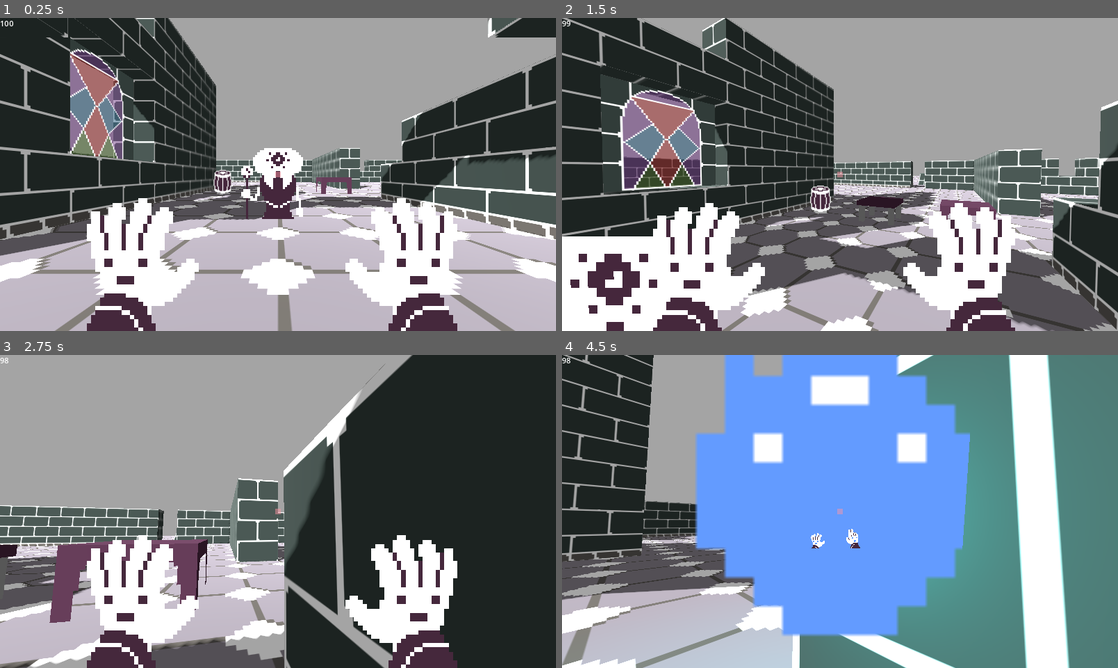
Above: before the commit, frames 1-4 (two rows, left to right).
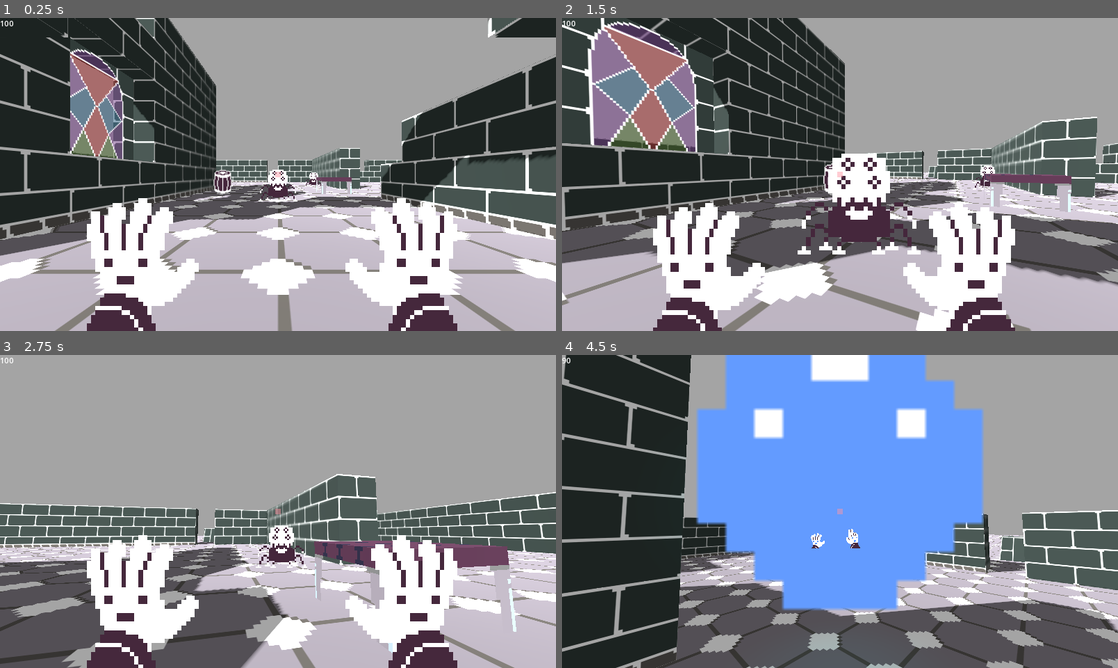
Above: after the commit, the same moments.

Repository: GartTheSkeleton/WizardGame
Game: Godot game, scene res://world.tscn
Same seed, same stepped clock (60 frames per second), same inputs: the game is played once before the commit and once after it.
Inputs (mouse positions are in pixels of both pictures, inside the frame that each line leads up to):
- Up to frame 1 (0.25 s): no input
- Up to frame 2 (1.5 s): move the mouse to (867, 174) at 0.52 s; hold W (move_forwards) from 0.53 s (still down); tap 1 (press_1) at 0.6 s; tap Space (jump) at 0.77 s; move the mouse to (812, 174) at 1.27 s; tap 2 (press_2) at 1.35 s
- Up to frame 3 (2.75 s): keep holding W (move_forwards); tap Space (jump) at 1.52 s; move the mouse to (289, 505) at 2.02 s; tap Mouse wheel down (scroll_down) at 2.1 s
- Up to frame 4 (4.5 s): keep holding W (move_forwards); move the mouse to (834, 517) at 2.77 s; tap Mouse wheel up (scroll_up) at 2.85 s; tap Space (jump) at 3.02, 3.77 s; move the mouse to (878, 514) at 3.52 s; click (878, 514) at 3.6 s; move the mouse to (795, 508) at 4.27 s; tap Shift (sprint) at 4.35 s

The runs differ from the first frame. In frame 1, 1.6% of the frame differs, in the area x 43-64%, y 41-65%; in frame 2, 52%; in frame 3, 53%; in frame 4, 62%, in the area x 0-100%, y 0-100%.

Commit message:
Added enemy Ai framework and basic attack logic

Diff:
--- a/enemy.gd
+++ b/enemy.gd
@@ -18,6 +18,16 @@
 var angle_to_player = 0
 var sees_player = false
 var dir
+var ai_state = "idle"
+
+func _ready():
+	animated_sprite_3d.animation_finished.connect(anim_done)
+
+	dir = player.global_position - global_position
+
+	dir.y = 0.0
+	dir = dir.normalized()
+	velocity = dir * move_speed
 
 func _process(delta):
 
@@ -54,7 +64,6 @@
 		var player_pos_diff_x = position.x-player.position.x
 		var player_pos_diff_z = position.z-player.position.z
 
-
 	else:
 		velocity = dir * move_speed * 0
 
@@ -62,22 +71,38 @@
 	attempt_to_kill_player()
 
 func attempt_to_kill_player():
-	var dist_to_player = global_position.distance_to(player.global_position)
-	if dist_to_player > attack_range:
-		return
 
-	var eye_line = Vector3.UP * 1.5
-	var query = PhysicsRayQueryParameters3D.create(global_position+eye_line, player.global_position+eye_line, 1)
-	var result = get_world_3d().direct_space_state.intersect_ray(query)
-	if result.is_empty():
-		if player.hp > 0:
-			player.hp -= 1
-			player.hurt = true
-			player.hurt_timer = 12
-			player.dir = player.global_position - global_position
-			player.dir.y = 0.0
-		else:
-			player.kill()
+	match ai_state:
+		"idle":
+			if active == true:
+				ai_state = "chasing"
+
+		"chasing":
+			var dist_to_player = global_position.distance_to(player.global_position)
+
+			if dist_to_player <= 1.5:
+				ai_state = "attacking"
+				animated_sprite_3d.play("attacking")
+
+
+		"attacking":
+			var dist_to_player = global_position.distance_to(player.global_position)
+
+			var eye_line = Vector3.UP * 1.5
+			var query = PhysicsRayQueryParameters3D.create(global_position+eye_line, player.global_position+eye_line,1)
+			var result = get_world_3d().direct_space_state.intersect_ray(query)
+			await get_tree().create_timer(0.3).timeout
+			if result.is_empty() and player.hurt == false:
+				if player.hp > 0:
+					player.hp -= 5
+					player.hurt = true
+					player.hurt_timer = 12
+					player.dir = player.global_position - global_position
+					player.dir.y = 0.0
+				else:
+					player.kill()
+			ai_state = "idle"
+
 
 func kill():
 	dead = true
@@ -85,7 +110,9 @@
 	animated_sprite_3d.play("deathdown")
 	$CollisionShape3D.disabled = true
 
-
+func anim_done():
+	if !dead:
+		animated_sprite_3d.play("idledown")
 
 # Function to get the distance between the "Enemy" and "Player" nodes
 func getDistanceToPlayer():
--- a/enemy.tscn
+++ b/enemy.tscn
@@ -1,10 +1,27 @@
-[gd_scene load_steps=22 format=3 uid="uid://c148d14s7v1ey"]
+[gd_scene load_steps=17 format=3 uid="uid://c148d14s7v1ey"]
 
 [ext_resource type="Script" path="res://enemy.gd" id="1_2ftgn"]
 [ext_resource type="AudioStream" uid="uid://qxfjnbqrobwf" path="res://monster_die.wav" id="2_7xj8c"]
 [ext_resource type="Texture2D" uid="uid://b3g0bhpt4v4tk" path="res://Assets/lowreswiz.png" id="2_8fybn"]
+[ext_resource type="Texture2D" uid="uid://mkjo45n6san4" path="res://spider.png" id="3_yqowj"]
 
 [sub_resource type="CapsuleShape3D" id="CapsuleShape3D_afoyd"]
+
+[sub_resource type="AtlasTexture" id="AtlasTexture_wl1bi"]
+atlas = ExtResource("3_yqowj")
+region = Rect2(0, 256, 256, 256)
+
+[sub_resource type="AtlasTexture" id="AtlasTexture_s6e4j"]
+atlas = ExtResource("3_yqowj")
+region = Rect2(256, 256, 256, 256)
+
+[sub_resource type="AtlasTexture" id="AtlasTexture_3ajt8"]
+atlas = ExtResource("3_yqowj")
+region = Rect2(512, 256, 256, 256)
+
+[sub_resource type="AtlasTexture" id="AtlasTexture_cvjnf"]
+atlas = ExtResource("3_yqowj")
+region = Rect2(768, 256, 256, 256)
 
 [sub_resource type="AtlasTexture" id="AtlasTexture_rcbfg"]
 atlas = ExtResource("2_8fybn")
@@ -14,64 +31,41 @@
 atlas = ExtResource("2_8fybn")
 region = Rect2(768, 0, 256, 256)
 
-[sub_resource type="AtlasTexture" id="AtlasTexture_pda4n"]
-atlas = ExtResource("2_8fybn")
-region = Rect2(512, 768, 256, 256)
-
-[sub_resource type="AtlasTexture" id="AtlasTexture_suuy6"]
-atlas = ExtResource("2_8fybn")
-region = Rect2(768, 768, 256, 256)
-
-[sub_resource type="AtlasTexture" id="AtlasTexture_81euu"]
-atlas = ExtResource("2_8fybn")
-region = Rect2(512, 256, 256, 256)
-
-[sub_resource type="AtlasTexture" id="AtlasTexture_nsv0o"]
-atlas = ExtResource("2_8fybn")
-region = Rect2(768, 256, 256, 256)
-
-[sub_resource type="AtlasTexture" id="AtlasTexture_iwsod"]
-atlas = ExtResource("2_8fybn")
-region = Rect2(512, 512, 256, 256)
-
-[sub_resource type="AtlasTexture" id="AtlasTexture_qsq42"]
-atlas = ExtResource("2_8fybn")
-region = Rect2(768, 512, 256, 256)
-
-[sub_resource type="AtlasTexture" id="AtlasTexture_c5f5m"]
-atlas = ExtResource("2_8fybn")
+[sub_resource type="AtlasTexture" id="AtlasTexture_78g2g"]
+atlas = ExtResource("3_yqowj")
 region = Rect2(0, 0, 256, 256)
 
-[sub_resource type="AtlasTexture" id="AtlasTexture_kqhtt"]
-atlas = ExtResource("2_8fybn")
+[sub_resource type="AtlasTexture" id="AtlasTexture_vgrfx"]
+atlas = ExtResource("3_yqowj")
 region = Rect2(256, 0, 256, 256)
 
-[sub_resource type="AtlasTexture" id="AtlasTexture_m0kt3"]
-atlas = ExtResource("2_8fybn")
-region = Rect2(0, 768, 256, 256)
+[sub_resource type="AtlasTexture" id="AtlasTexture_7l7a7"]
+atlas = ExtResource("3_yqowj")
+region = Rect2(512, 0, 256, 256)
 
-[sub_resource type="AtlasTexture" id="AtlasTexture_qluoo"]
-atlas = ExtResource("2_8fybn")
-region = Rect2(256, 768, 256, 256)
-
-[sub_resource type="AtlasTexture" id="AtlasTexture_j1ep3"]
-atlas = ExtResource("2_8fybn")
-region = Rect2(0, 256, 256, 256)
-
-[sub_resource type="AtlasTexture" id="AtlasTexture_o7aj6"]
-atlas = ExtResource("2_8fybn")
-region = Rect2(256, 256, 256, 256)
-
-[sub_resource type="AtlasTexture" id="AtlasTexture_6ih8r"]
-atlas = ExtResource("2_8fybn")
-region = Rect2(0, 512, 256, 256)
-
-[sub_resource type="AtlasTexture" id="AtlasTexture_wh0kf"]
-atlas = ExtResource("2_8fybn")
-region = Rect2(256, 512, 256, 256)
+[sub_resource type="AtlasTexture" id="AtlasTexture_h7a1p"]
+atlas = ExtResource("3_yqowj")
+region = Rect2(768, 0, 256, 256)
 
 [sub_resource type="SpriteFrames" id="SpriteFrames_u8br5"]
 animations = [{
+"frames": [{
+"duration": 1.0,
+"texture": SubResource("AtlasTexture_wl1bi")
+}, {
+"duration": 1.0,
+"texture": SubResource("AtlasTexture_s6e4j")
+}, {
+"duration": 1.0,
+"texture": SubResource("AtlasTexture_3ajt8")
+}, {
+"duration": 1.0,
+"texture": SubResource("AtlasTexture_cvjnf")
+}],
+"loop": false,
+"name": &"attacking",
+"speed": 5.0
+}, {
 "frames": [{
 "duration": 1.0,
 "texture": SubResource("AtlasTexture_rcbfg")
@@ -85,80 +79,20 @@
 }, {
 "frames": [{
 "duration": 1.0,
-"texture": SubResource("AtlasTexture_pda4n")
+"texture": SubResource("AtlasTexture_78g2g")
 }, {
 "duration": 1.0,
-"texture": SubResource("AtlasTexture_suuy6")
-}],
-"loop": true,
-"name": &"deathleft",
-"speed": 5.0
-}, {
-"frames": [{
-"duration": 1.0,
-"texture": SubResource("AtlasTexture_81euu")
+"texture": SubResource("AtlasTexture_vgrfx")
 }, {
 "duration": 1.0,
-"texture": SubResource("AtlasTexture_nsv0o")
-}],
-"loop": true,
-"name": &"deathright",
-"speed": 5.0
-}, {
-"frames": [{
-"duration": 1.0,
-"texture": SubResource("AtlasTexture_iwsod")
+"texture": SubResource("AtlasTexture_7l7a7")
 }, {
 "duration": 1.0,
-"texture": SubResource("AtlasTexture_qsq42")
-}],
-"loop": true,
-"name": &"deathup",
-"speed": 5.0
-}, {
-"frames": [{
-"duration": 1.0,
-"texture": SubResource("AtlasTexture_c5f5m")
-}, {
-"duration": 1.0,
-"texture": SubResource("AtlasTexture_kqhtt")
+"texture": SubResource("AtlasTexture_h7a1p")
 }],
 "loop": true,
 "name": &"idledown",
 "speed": 8.0
-}, {
-"frames": [{
-"duration": 1.0,
-"texture": SubResource("AtlasTexture_m0kt3")
-}, {
-"duration": 1.0,
-"texture": SubResource("AtlasTexture_qluoo")
-}],
-"loop": true,
-"name": &"idleleft",
-"speed": 5.0
-}, {
-"frames": [{
-"duration": 1.0,
-"texture": SubResource("AtlasTexture_j1ep3")
-}, {
-"duration": 1.0,
-"texture": SubResource("AtlasTexture_o7aj6")
-}],
-"loop": true,
-"name": &"idleright",
-"speed": 5.0
-}, {
-"frames": [{
-"duration": 1.0,
-"texture": SubResource("AtlasTexture_6ih8r")
-}, {
-"duration": 1.0,
-"texture": SubResource("AtlasTexture_wh0kf")
-}],
-"loop": true,
-"name": &"idleup",
-"speed": 5.0
 }]
 
 [node name="Enemy" type="CharacterBody3D"]
@@ -176,7 +110,7 @@
 billboard = 2
 texture_filter = 0
 sprite_frames = SubResource("SpriteFrames_u8br5")
-animation = &"deathleft"
+animation = &"attacking"
 autoplay = "idledown"
 
 [node name="DeathSound" type="AudioStreamPlayer3D" parent="."]
--- a/world.tscn
+++ b/world.tscn
@@ -1,10 +1,11 @@
-[gd_scene load_steps=101 format=3 uid="uid://potr8w0bcnms"]
+[gd_scene load_steps=103 format=3 uid="uid://potr8w0bcnms"]
 
 [ext_resource type="PackedScene" uid="uid://2go8h24o332j" path="res://player.tscn" id="1_n0l67"]
 [ext_resource type="Texture2D" uid="uid://d0sgxlpvclq2f" path="res://Assets/wall02.png" id="1_tqtok"]
 [ext_resource type="PackedScene" uid="uid://c148d14s7v1ey" path="res://enemy.tscn" id="2_kofwd"]
 [ext_resource type="Texture2D" uid="uid://5ff0wb3io3qn" path="res://Assets/floor01.png" id="2_w5bbt"]
 [ext_resource type="Texture2D" uid="uid://fenayvtso5vp" path="res://Assets/barrel.png" id="3_t0ge4"]
+[ext_resource type="Texture2D" uid="uid://blp7jntmhgpj0" path="res://table texture.png" id="4_6dd86"]
 [ext_resource type="Texture2D" uid="uid://dgq6ty2gstp4g" path="res://Assets/table texture.png" id="4_filc5"]
 [ext_resource type="Texture2D" uid="uid://b42hryby3ja1v" path="res://Assets/wall01.png" id="5_164vd"]
 [ext_resource type="Texture2D" uid="uid://cjq2mva5xfj4p" path="res://Assets/window.png" id="6_8d5io"]
@@ -40,153 +41,159 @@
 [sub_resource type="BoxMesh" id="BoxMesh_83wg4"]
 
 [sub_resource type="BoxShape3D" id="BoxShape3D_uvt37"]
+
+[sub_resource type="StandardMaterial3D" id="StandardMaterial3D_euriy"]
+transparency = 1
+albedo_texture = ExtResource("4_6dd86")
+texture_filter = 0
+texture_repeat = false
+
+[sub_resource type="BoxShape3D" id="BoxShape3D_14m2o"]
+
+[sub_resource type="StandardMaterial3D" id="StandardMaterial3D_4ui0e"]
+albedo_texture = ExtResource("5_164vd")
+
+[sub_resource type="BoxShape3D" id="BoxShape3D_30mjn"]
+
+[sub_resource type="StandardMaterial3D" id="StandardMaterial3D_u4uhc"]
+albedo_texture = ExtResource("1_tqtok")
+
+[sub_resource type="StandardMaterial3D" id="StandardMaterial3D_rihfq"]
+albedo_texture = ExtResource("1_tqtok")
+
+[sub_resource type="StandardMaterial3D" id="StandardMaterial3D_s6mo7"]
+albedo_texture = ExtResource("1_tqtok")
+
+[sub_resource type="StandardMaterial3D" id="StandardMaterial3D_kibg3"]
+albedo_texture = ExtResource("1_tqtok")
+
+[sub_resource type="StandardMaterial3D" id="StandardMaterial3D_rmspd"]
+albedo_texture = ExtResource("1_tqtok")
+
+[sub_resource type="StandardMaterial3D" id="StandardMaterial3D_4ob33"]
+albedo_texture = ExtResource("1_tqtok")
+
+[sub_resource type="StandardMaterial3D" id="StandardMaterial3D_fbs8l"]
+albedo_texture = ExtResource("1_tqtok")
+
+[sub_resource type="StandardMaterial3D" id="StandardMaterial3D_ynfsn"]
+albedo_texture = ExtResource("1_tqtok")
+
+[sub_resource type="StandardMaterial3D" id="StandardMaterial3D_w70x0"]
+albedo_texture = ExtResource("1_tqtok")
+
+[sub_resource type="StandardMaterial3D" id="StandardMaterial3D_nsb0y"]
+albedo_texture = ExtResource("1_tqtok")
+
+[sub_resource type="StandardMaterial3D" id="StandardMaterial3D_6hqgl"]
+albedo_texture = ExtResource("1_tqtok")
+
+[sub_resource type="StandardMaterial3D" id="StandardMaterial3D_63hdv"]
+albedo_texture = ExtResource("1_tqtok")
+
+[sub_resource type="StandardMaterial3D" id="StandardMaterial3D_jgfqh"]
+albedo_texture = ExtResource("1_tqtok")
+
+[sub_resource type="StandardMaterial3D" id="StandardMaterial3D_rjyp7"]
+albedo_texture = ExtResource("1_tqtok")
+
+[sub_resource type="StandardMaterial3D" id="StandardMaterial3D_obii0"]
+albedo_texture = ExtResource("1_tqtok")
+
+[sub_resource type="StandardMaterial3D" id="StandardMaterial3D_86s2q"]
+albedo_texture = ExtResource("1_tqtok")
+
+[sub_resource type="StandardMaterial3D" id="StandardMaterial3D_ctux3"]
+albedo_texture = ExtResource("1_tqtok")
+
+[sub_resource type="StandardMaterial3D" id="StandardMaterial3D_dmia6"]
+albedo_texture = ExtResource("1_tqtok")
+
+[sub_resource type="StandardMaterial3D" id="StandardMaterial3D_ha6u0"]
+albedo_texture = ExtResource("1_tqtok")
+
+[sub_resource type="StandardMaterial3D" id="StandardMaterial3D_ixaih"]
+albedo_texture = ExtResource("1_tqtok")
+
+[sub_resource type="StandardMaterial3D" id="StandardMaterial3D_d6ogo"]
+albedo_texture = ExtResource("5_164vd")
+
+[sub_resource type="StandardMaterial3D" id="StandardMaterial3D_jxmrg"]
+albedo_texture = ExtResource("1_tqtok")
+
+[sub_resource type="StandardMaterial3D" id="StandardMaterial3D_6ltrh"]
+albedo_texture = ExtResource("1_tqtok")
+
+[sub_resource type="StandardMaterial3D" id="StandardMaterial3D_yavqx"]
+albedo_texture = ExtResource("1_tqtok")
+
+[sub_resource type="StandardMaterial3D" id="StandardMaterial3D_nsab1"]
+albedo_texture = ExtResource("1_tqtok")
+
+[sub_resource type="StandardMaterial3D" id="StandardMaterial3D_uxdto"]
+albedo_texture = ExtResource("1_tqtok")
+
+[sub_resource type="StandardMaterial3D" id="StandardMaterial3D_skqt0"]
+albedo_texture = ExtResource("1_tqtok")
+
+[sub_resource type="StandardMaterial3D" id="StandardMaterial3D_br11k"]
+albedo_texture = ExtResource("1_tqtok")
+
+[sub_resource type="StandardMaterial3D" id="StandardMaterial3D_fvv83"]
+albedo_texture = ExtResource("1_tqtok")
+
+[sub_resource type="StandardMaterial3D" id="StandardMaterial3D_gbvcn"]
+albedo_texture = ExtResource("1_tqtok")
+
+[sub_resource type="StandardMaterial3D" id="StandardMaterial3D_f8ng4"]
+albedo_texture = ExtResource("1_tqtok")
+
+[sub_resource type="StandardMaterial3D" id="StandardMaterial3D_05wmv"]
+albedo_texture = ExtResource("1_tqtok")
+
+[sub_resource type="StandardMaterial3D" id="StandardMaterial3D_t8apu"]
+albedo_texture = ExtResource("1_tqtok")
+
+[sub_resource type="StandardMaterial3D" id="StandardMaterial3D_uuty4"]
+albedo_texture = ExtResource("1_tqtok")
+
+[sub_resource type="StandardMaterial3D" id="StandardMaterial3D_hu2kt"]
+albedo_texture = ExtResource("1_tqtok")
+
+[sub_resource type="StandardMaterial3D" id="StandardMaterial3D_iikmn"]
+albedo_texture = ExtResource("1_tqtok")
+
+[sub_resource type="StandardMaterial3D" id="StandardMaterial3D_j07pu"]
+albedo_texture = ExtResource("1_tqtok")
+
+[sub_resource type="StandardMaterial3D" id="StandardMaterial3D_ytuda"]
+albedo_texture = ExtResource("1_tqtok")
+
+[sub_resource type="StandardMaterial3D" id="StandardMaterial3D_jeywk"]
+albedo_texture = ExtResource("1_tqtok")
+
+[sub_resource type="StandardMaterial3D" id="StandardMaterial3D_n84ce"]
+albedo_texture = ExtResource("1_tqtok")
+
+[sub_resource type="StandardMaterial3D" id="StandardMaterial3D_h0rd1"]
+albedo_texture = ExtResource("1_tqtok")
+
+[sub_resource type="StandardMaterial3D" id="StandardMaterial3D_8cyi0"]
+albedo_texture = ExtResource("1_tqtok")
+
+[sub_resource type="StandardMaterial3D" id="StandardMaterial3D_nrrba"]
+albedo_texture = ExtResource("1_tqtok")
+
+[sub_resource type="StandardMaterial3D" id="StandardMaterial3D_2xh08"]
+albedo_texture = ExtResource("1_tqtok")
+
+[sub_resource type="StandardMaterial3D" id="StandardMaterial3D_77nki"]
+albedo_texture = ExtResource("1_tqtok")
 
 [sub_resource type="StandardMaterial3D" id="StandardMaterial3D_vrmq7"]
 transparency = 1
 albedo_texture = ExtResource("4_filc5")
 texture_filter = 0
-
-[sub_resource type="BoxShape3D" id="BoxShape3D_14m2o"]
-
-[sub_resource type="StandardMaterial3D" id="StandardMaterial3D_4ui0e"]
-albedo_texture = ExtResource("5_164vd")
-
-[sub_resource type="BoxShape3D" id="BoxShape3D_30mjn"]
-
-[sub_resource type="StandardMaterial3D" id="StandardMaterial3D_u4uhc"]
-albedo_texture = ExtResource("1_tqtok")
-
-[sub_resource type="StandardMaterial3D" id="StandardMaterial3D_rihfq"]
-albedo_texture = ExtResource("1_tqtok")
-
-[sub_resource type="StandardMaterial3D" id="StandardMaterial3D_s6mo7"]
-albedo_texture = ExtResource("1_tqtok")
-
-[sub_resource type="StandardMaterial3D" id="StandardMaterial3D_kibg3"]
-albedo_texture = ExtResource("1_tqtok")
-
-[sub_resource type="StandardMaterial3D" id="StandardMaterial3D_rmspd"]
-albedo_texture = ExtResource("1_tqtok")
-
-[sub_resource type="StandardMaterial3D" id="StandardMaterial3D_4ob33"]
-albedo_texture = ExtResource("1_tqtok")
-
-[sub_resource type="StandardMaterial3D" id="StandardMaterial3D_fbs8l"]
-albedo_texture = ExtResource("1_tqtok")
-
-[sub_resource type="StandardMaterial3D" id="StandardMaterial3D_ynfsn"]
-albedo_texture = ExtResource("1_tqtok")
-
-[sub_resource type="StandardMaterial3D" id="StandardMaterial3D_w70x0"]
-albedo_texture = ExtResource("1_tqtok")
-
-[sub_resource type="StandardMaterial3D" id="StandardMaterial3D_nsb0y"]
-albedo_texture = ExtResource("1_tqtok")
-
-[sub_resource type="StandardMaterial3D" id="StandardMaterial3D_6hqgl"]
-albedo_texture = ExtResource("1_tqtok")
-
-[sub_resource type="StandardMaterial3D" id="StandardMaterial3D_63hdv"]
-albedo_texture = ExtResource("1_tqtok")
-
-[sub_resource type="StandardMaterial3D" id="StandardMaterial3D_jgfqh"]
-albedo_texture = ExtResource("1_tqtok")
-
-[sub_resource type="StandardMaterial3D" id="StandardMaterial3D_rjyp7"]
-albedo_texture = ExtResource("1_tqtok")
-
-[sub_resource type="StandardMaterial3D" id="StandardMaterial3D_obii0"]
-albedo_texture = ExtResource("1_tqtok")
-
-[sub_resource type="StandardMaterial3D" id="StandardMaterial3D_86s2q"]
-albedo_texture = ExtResource("1_tqtok")
-
-[sub_resource type="StandardMaterial3D" id="StandardMaterial3D_ctux3"]
-albedo_texture = ExtResource("1_tqtok")
-
-[sub_resource type="StandardMaterial3D" id="StandardMaterial3D_dmia6"]
-albedo_texture = ExtResource("1_tqtok")
-
-[sub_resource type="StandardMaterial3D" id="StandardMaterial3D_ha6u0"]
-albedo_texture = ExtResource("1_tqtok")
-
-[sub_resource type="StandardMaterial3D" id="StandardMaterial3D_ixaih"]
-albedo_texture = ExtResource("1_tqtok")
-
-[sub_resource type="StandardMaterial3D" id="StandardMaterial3D_d6ogo"]
-albedo_texture = ExtResource("5_164vd")
-
-[sub_resource type="StandardMaterial3D" id="StandardMaterial3D_jxmrg"]
-albedo_texture = ExtResource("1_tqtok")
-
-[sub_resource type="StandardMaterial3D" id="StandardMaterial3D_6ltrh"]
-albedo_texture = ExtResource("1_tqtok")
-
-[sub_resource type="StandardMaterial3D" id="StandardMaterial3D_yavqx"]
-albedo_texture = ExtResource("1_tqtok")
-
-[sub_resource type="StandardMaterial3D" id="StandardMaterial3D_nsab1"]
-albedo_texture = ExtResource("1_tqtok")
-
-[sub_resource type="StandardMaterial3D" id="StandardMaterial3D_uxdto"]
-albedo_texture = ExtResource("1_tqtok")
-
-[sub_resource type="StandardMaterial3D" id="StandardMaterial3D_skqt0"]
-albedo_texture = ExtResource("1_tqtok")
-
-[sub_resource type="StandardMaterial3D" id="StandardMaterial3D_br11k"]
-albedo_texture = ExtResource("1_tqtok")
-
-[sub_resource type="StandardMaterial3D" id="StandardMaterial3D_fvv83"]
-albedo_texture = ExtResource("1_tqtok")
-
-[sub_resource type="StandardMaterial3D" id="StandardMaterial3D_gbvcn"]
-albedo_texture = ExtResource("1_tqtok")
-
-[sub_resource type="StandardMaterial3D" id="StandardMaterial3D_f8ng4"]
-albedo_texture = ExtResource("1_tqtok")
-
-[sub_resource type="StandardMaterial3D" id="StandardMaterial3D_05wmv"]
-albedo_texture = ExtResource("1_tqtok")
-
-[sub_resource type="StandardMaterial3D" id="StandardMaterial3D_t8apu"]
-albedo_texture = ExtResource("1_tqtok")
-
-[sub_resource type="StandardMaterial3D" id="StandardMaterial3D_uuty4"]
-albedo_texture = ExtResource("1_tqtok")
-
-[sub_resource type="StandardMaterial3D" id="StandardMaterial3D_hu2kt"]
-albedo_texture = ExtResource("1_tqtok")
-
-[sub_resource type="StandardMaterial3D" id="StandardMaterial3D_iikmn"]
-albedo_texture = ExtResource("1_tqtok")
-
-[sub_resource type="StandardMaterial3D" id="StandardMaterial3D_j07pu"]
-albedo_texture = ExtResource("1_tqtok")
-
-[sub_resource type="StandardMaterial3D" id="StandardMaterial3D_ytuda"]
-albedo_texture = ExtResource("1_tqtok")
-
-[sub_resource type="StandardMaterial3D" id="StandardMaterial3D_jeywk"]
-albedo_texture = ExtResource("1_tqtok")
-
-[sub_resource type="StandardMaterial3D" id="StandardMaterial3D_n84ce"]
-albedo_texture = ExtResource("1_tqtok")
-
-[sub_resource type="StandardMaterial3D" id="StandardMaterial3D_h0rd1"]
-albedo_texture = ExtResource("1_tqtok")
-
-[sub_resource type="StandardMaterial3D" id="StandardMaterial3D_8cyi0"]
-albedo_texture = ExtResource("1_tqtok")
-
-[sub_resource type="StandardMaterial3D" id="StandardMaterial3D_nrrba"]
-albedo_texture = ExtResource("1_tqtok")
-
-[sub_resource type="StandardMaterial3D" id="StandardMaterial3D_2xh08"]
-albedo_texture = ExtResource("1_tqtok")
-
-[sub_resource type="StandardMaterial3D" id="StandardMaterial3D_77nki"]
-albedo_texture = ExtResource("1_tqtok")
 
 [sub_resource type="StandardMaterial3D" id="StandardMaterial3D_de7w3"]
 albedo_texture = ExtResource("1_tqtok")
@@ -334,6 +341,7 @@
 texture = ExtResource("3_t0ge4")
 
 [node name="Table" type="Node3D" parent="Environment"]
+transform = Transform3D(1, 0, 0, 0, 1, 0, 0, 0, 1, -41, 0, 0)
 
 [node name="MeshInstance3D" type="MeshInstance3D" parent="Environment/Table"]
 transform = Transform3D(2, 0, 0, 0, 0.25, 0, 0, 0, 2, 0, 1, 0)
@@ -369,7 +377,7 @@
 
 [node name="Table 2" type="MeshInstance3D" parent="Environment"]
 transform = Transform3D(-8.74228e-08, 0, -2, 0, 2, 0, 2, 0, -8.74228e-08, 4, 0.2, 0)
-material_override = SubResource("StandardMaterial3D_vrmq7")
+material_override = SubResource("StandardMaterial3D_euriy")
 mesh = SubResource("BoxMesh_y2ikd")
 skeleton = NodePath("../../WorldEnvironment")
 
@@ -3913,6 +3921,12 @@
 transform = Transform3D(1, 0, 0, 0, 1, 0, 0, 0, 1, 0, 1, 14.7278)
 
 [node name="Enemy" parent="." instance=ExtResource("2_kofwd")]
-transform = Transform3D(1, 0, 0, 0, 1, 0, 0, 0, 1, 0, 0, 8)
+transform = Transform3D(1, 0, 0, 0, 1, 0, 0, 0, 1, 0, 0, 4)
+
+[node name="Enemy2" parent="." instance=ExtResource("2_kofwd")]
+transform = Transform3D(1, 0, 0, 0, 1, 0, 0, 0, 1, -17, 0, -4)
+
+[node name="Enemy3" parent="." instance=ExtResource("2_kofwd")]
+transform = Transform3D(1, 0, 0, 0, 1, 0, 0, 0, 1, 4, 0, -8)
 
 [node name="MeshInstance3D" type="MeshInstance3D" parent="."]
Binary file added: spider.png
Not shown, added: spider.png.import
Binary file added: table texture.png
Not shown, added: table texture.png.import
